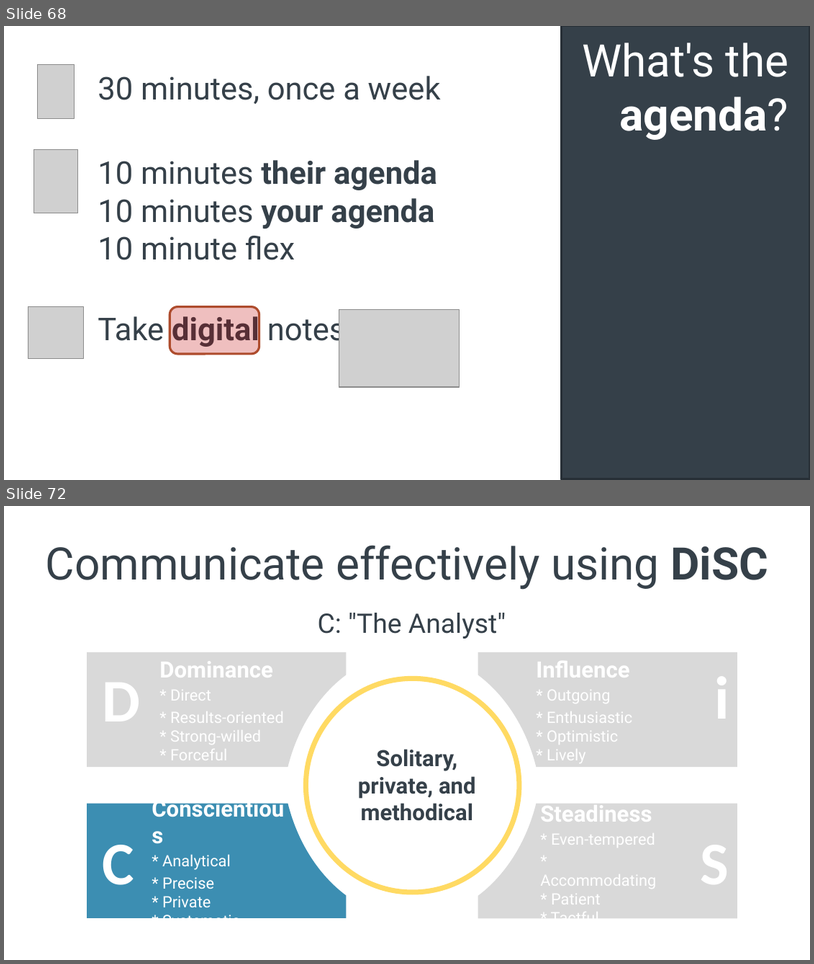
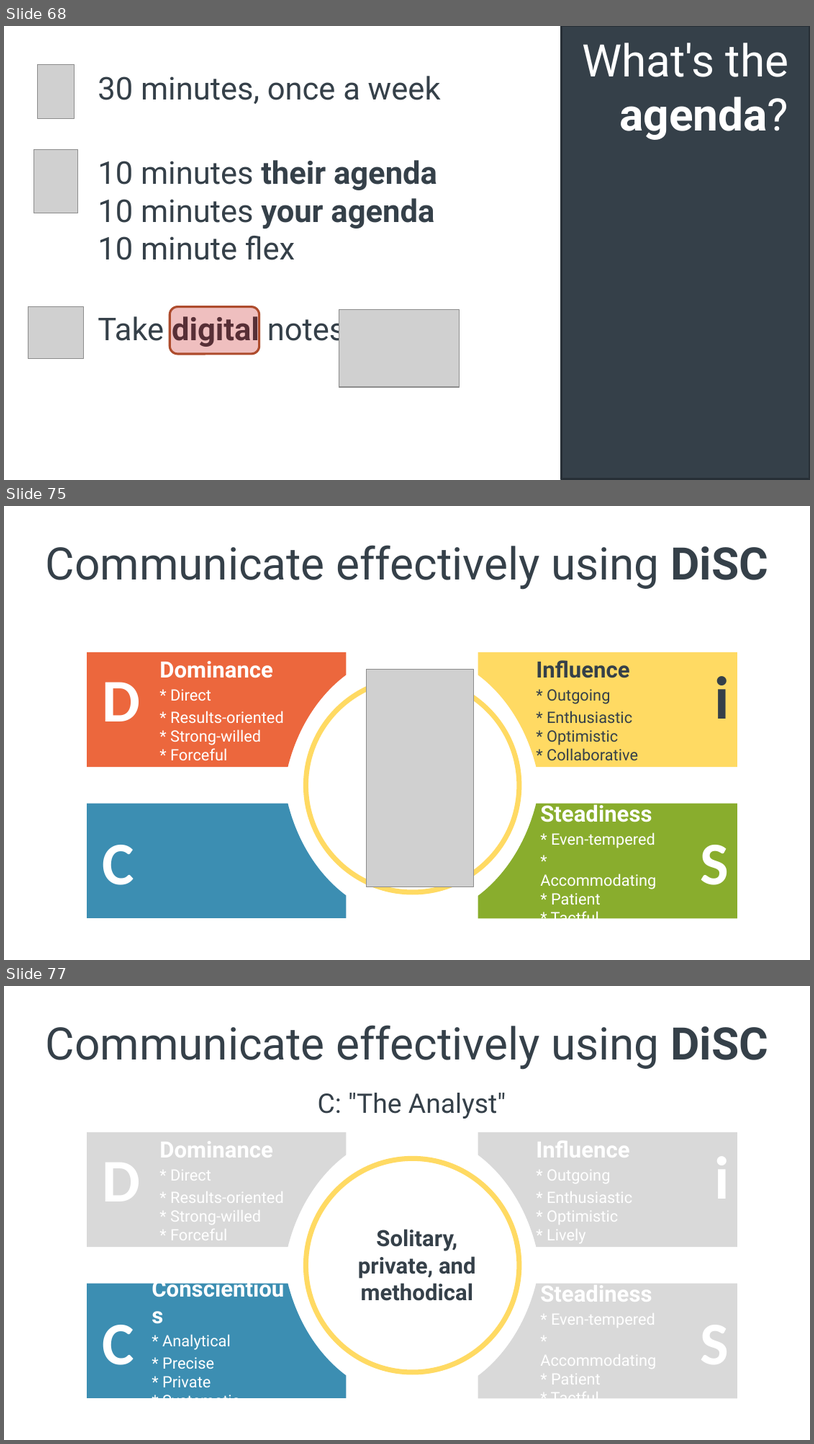
Before and after one commit to spetryjohnson/Talk---Hiring--Firing--and-Inspiring, a slide deck: Hiring, Firing, and Inspiring.pptx. Shown one above the other, each under a label of ours: slides 68 and 72 before the commit, slides 68, 75 and 77 after it; the slides between them are not shown. The pictures are 814x964 and 814x1444 pixels, drawn with LibreOffice and Linux fonts; fonts in the diff are those of the drawing; grey boxes stand for pictures. Boxes give left, top, right and bottom in pixels: in the first picture for what was removed or moved away, otherwise in the second. Text is boxed around its words. In the diff, an @@ line names an element or a change of style, - is before the commit and + after.

```diff
--- a/Hiring, Firing, and Inspiring.pptx
+++ b/Hiring, Firing, and Inspiring.pptx
@@ slide 75 added at (4, 506, 810, 960), background #FFFFFF @@
@@ title added at (46, 545, 769, 590), 40 pt, text #354049 @@
+Communicate effectively using DiSC
@@ freeform shape added at (87, 652, 347, 767), fill #EC673D @@
@@ freeform shape added at (478, 652, 738, 767), fill #FFDA63 @@
@@ text added at (160, 661, 284, 760), 14 pt, text #FFFFFF @@
+Dominance
+* Direct
+* Results-oriented
+* Strong-willed
+* Forceful
@@ picture added at (367, 669, 474, 887) @@
@@ text added at (536, 660, 638, 760), 14 pt, text #354049 @@
+Influence
+* Outgoing
+* Enthusiastic
+* Optimistic
+* Collaborative
@@ text added at (715, 676, 730, 718), 54 pt, text #354049, bold @@
+i
@@ text added at (103, 682, 141, 721), 54 pt, text #FFFFFF, bold @@
+D
@@ freeform shape added at (306, 679, 520, 892), fill #FFFFFF, outline #FFDA63 4.5 pt @@
@@ freeform shape added at (87, 803, 347, 917), fill #3C8EB2 @@
@@ freeform shape added at (478, 803, 738, 918), fill #89AD2D @@
@@ text added at (540, 801, 656, 919), 14 pt, text #FFFFFF @@
+Steadiness
+* Even-tempered
+* Accommodating
+* Patient
+* Tactful
@@ text added at (103, 844, 134, 885), 54 pt, text #FFFFFF, bold @@
+C
@@ text added at (700, 844, 729, 885), 54 pt, text #FFFFFF, bold @@
+S
@@ what was slide 72 is now slide 77 @@
```
Also in this commit, not shown: 3 slides changed, 4 other slides added, 1 other file.
